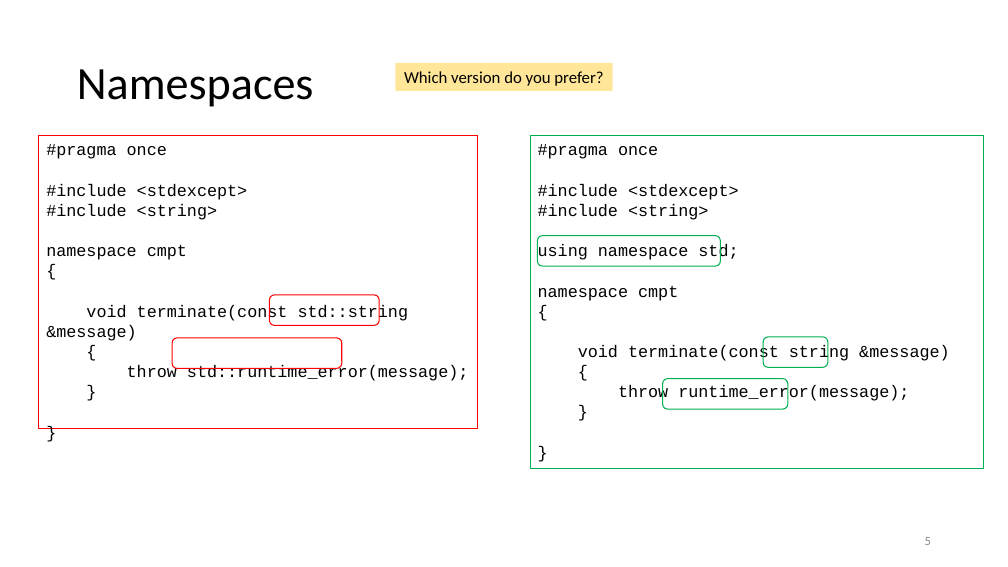
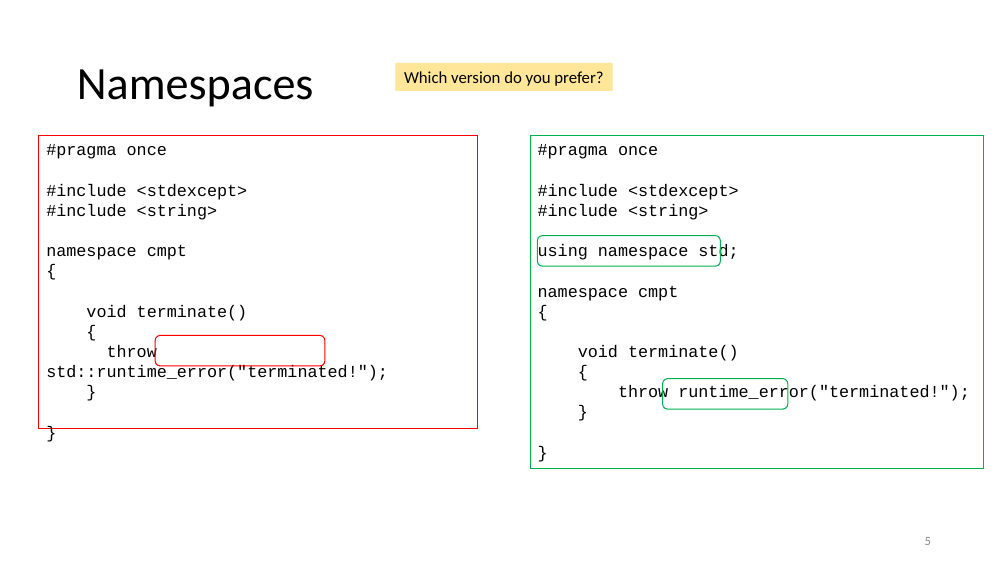
Before and after one commit to tjd1234/cmpt135spring2024, a slide deck: slide 5 of sample_code/week8/week8_cmpt135.pptx. Drawn at 1008x567 pixels with LibreOffice and Linux fonts; fonts in the diff are those of the drawing. Boxes give left, top, right and bottom in pixels: in the first picture for what was removed or moved away, otherwise in the second. Text is boxed around its words. In the diff, an @@ line names an element or a change of style, - is before the commit and + after.

```diff
--- a/sample_code/week8/week8_cmpt135.pptx
+++ b/sample_code/week8/week8_cmpt135.pptx
@@ rounded rectangle removed at [269, 295, 379, 325] @@
@@ text in rectangle at [86, 305, 248, 321]: text changed @@
-void terminate(const std::string &message)
+void terminate()
@@ text in rectangle at [46, 345, 388, 381]: text changed @@
-throw std::runtime_error(message);
+throw std::runtime_error("terminated!");
@@ rounded rectangle: place and size @@
-rounded rectangle at [172, 338, 343, 368]
+rounded rectangle at [155, 336, 325, 366]
@@ text in rectangle at [578, 345, 739, 361]: text changed @@
-void terminate(const string &message)
+void terminate()
@@ rounded rectangle removed at [763, 337, 828, 368] @@
@@ text in rectangle at [618, 385, 969, 403]: text changed @@
-throw runtime_error(message);
+throw runtime_error("terminated!");
```
Also in this commit, not shown: 10 other slides changed, 5 other files.
